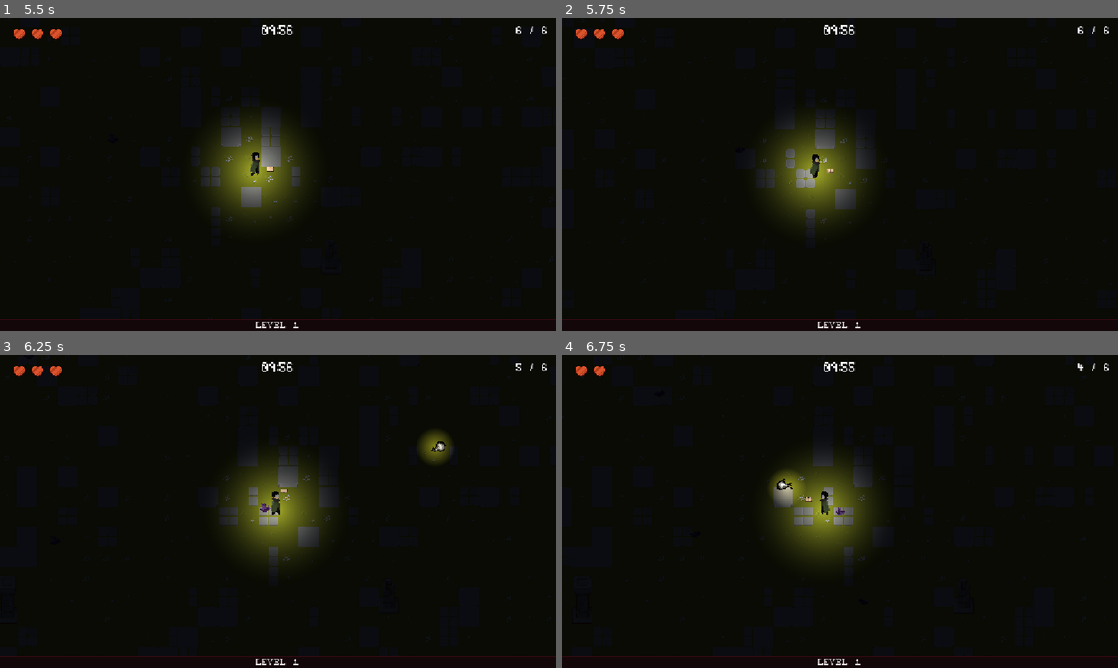
Above: before the commit, frames 1-4 (two rows, left to right).
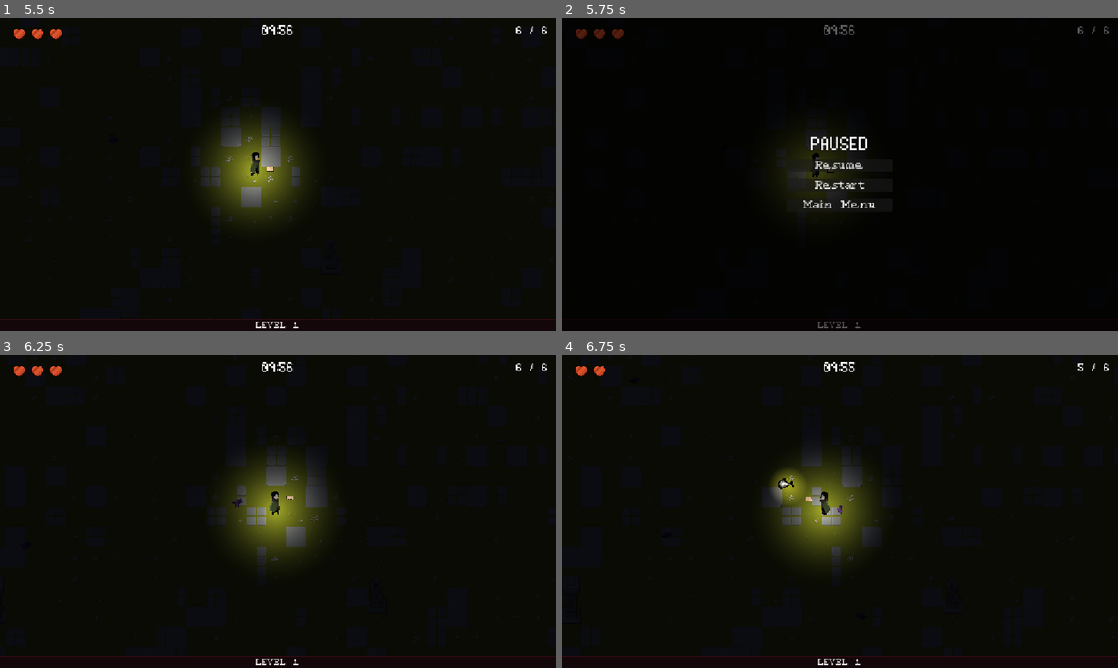
Above: after the commit, the same moments.

Repository: Merchant-Of-Life/Harness-Of-The-Night
Game: Godot game, scene res://ui/main_menu.tscn
Two runs of this game, one before a commit and one after it. Both use one fixed random seed, a clock stepped at 60 frames per second and the inputs below.
Inputs (mouse positions are in pixels of both pictures, inside the frame that each line leads up to):
- Up to frame 1 (5.5 s): click "PLAY" at 0.5 s; click "QUICK (10 MIN)" at 1.25 s; tap Enter at 2 s; move the mouse to (400, 158) at 2.02 s; press the mouse at (400, 158) at 2.03 s; hold D (move_right) 2.03-2.78 s; move the mouse to (166, 190) at 2.77 s; release the mouse at (166, 190) at 2.78 s; hold S (move_down) 2.78-3.53 s; tap Space (dash) at 2.85 s; move the mouse to (333, 105) at 3.52 s; hold D (move_right) 3.53-4.28 s; tap R (recharge) at 3.6 s; move the mouse to (250, 237) at 4.27 s; hold W (move_up) 4.28-5.03 s; tap Alt at 4.35 s; click (250, 237) at 4.42 s; move the mouse to (444, 221) at 5.02 s; hold A (move_left) from 5.03 s (still down); tap Shift at 5.1 s
- Up to frame 2 (5.75 s): keep holding A (move_left); tap Escape (pause, bound only after the commit) at 5.65 s
- Up to frame 3 (6.25 s): release A (move_left) at 5.75 s; click (278, 502) at 5.75 s, where only the run after the commit has a clickable "Resume"
- Up to frame 4 (6.75 s): move the mouse to (673, 464) at 6.52 s; hold A (move_left) from 6.53 s (still down); click (673, 464) at 6.6 s

Frame 1 is identical in both runs. In frame 2, 5.0% of the frame differs, in the area x 0-100%, y 2-100%; in frame 3, 2.3%; in frame 4, 1.6%.

Commit message:
Add Esc key pause menu overlay
- Mapped the pause input action to the Esc key in Project Settings
- Created ui/pause_menu.tscn (CanvasLayer on Layer 2 with Process Mode set to Always) and ui/pause_menu.gd
- Added semi-transparent dark overlay with MiniCard Paused title and MiniSerif Resume, Restart, and Main Menu buttons
- Prevented pausing while the player is dead or after surviving the run
- Instanced PauseMenu in scenes/main.tscn

Diff:
--- /dev/null
+++ b/pause_menu.gd
@@ -0,0 +1,34 @@
+extends CanvasLayer
+
+var main = null
+var player = null
+
+func _ready():
+	visible = false
+	main = get_parent()
+	player = get_tree().get_first_node_in_group("player")
+
+func _process(_delta):
+	if Input.is_action_just_pressed("pause"):
+		if main != null and main.has_survived:
+			return
+		if player != null and player.is_dead:
+			return
+		toggle_pause()
+
+func toggle_pause():
+	var is_paused = not get_tree().paused
+	get_tree().paused = is_paused
+	visible = is_paused
+
+func _on_resume_button_pressed():
+	get_tree().paused = false
+	visible = false
+
+func _on_restart_button_pressed():
+	get_tree().paused = false
+	get_tree().reload_current_scene()
+
+func _on_main_menu_button_pressed():
+	get_tree().paused = false
+	get_tree().change_scene_to_file("res://ui/main_menu.tscn")
--- a/project.godot
+++ b/project.godot
@@ -68,6 +68,11 @@
 "events": [Object(InputEventKey,"resource_local_to_scene":false,"resource_name":"","device":-1,"window_id":0,"alt_press …(191 unchanged characters)…
 ]
 }
+pause={
+"deadzone": 0.2,
+"events": [Object(InputEventKey,"resource_local_to_scene":false,"resource_name":"","device":16,"window_id":0,"alt_pressed":false,"shift_pressed":false,"ctrl_pressed":false,"meta_pressed":false,"pressed":false,"keycode":0,"physical_keycode":4194305,"key_label":0,"unicode":0,"location":0,"echo":false,"script":null)
+]
+}
 
 [layer_names]
 
--- a/scenes/main.tscn
+++ b/scenes/main.tscn
@@ -7,6 +7,7 @@
 [ext_resource type="Texture2D" uid="uid://dyavoukre8206" path="res://assets/tileset/TX Plant.png" id="4_tipki"]
 [ext_resource type="PackedScene" uid="uid://b88snivw0c06i" path="res://scenes/player.tscn" id="6_tefeu"]
 [ext_resource type="PackedScene" uid="uid://ra5m6yaoerio" path="res://ui/hud.tscn" id="7_o6xl0"]
+[ext_resource type="PackedScene" uid="uid://bdrokx1kiw2ln" path="res://ui/pause_menu.tscn" id="8_tipki"]
 
 [sub_resource type="TileSetAtlasSource" id="TileSetAtlasSource_85g3d"]
 texture = ExtResource("1_tbgi4")
@@ -329,5 +330,7 @@
 
 [node name="HUD" parent="." unique_id=273727191 instance=ExtResource("7_o6xl0")]
 
+[node name="PauseMenu" parent="." unique_id=1549065460 instance=ExtResource("8_tipki")]
+
 [connection signal="timeout" from="SpawnTimer" to="." method="_on_spawn_timer_timeout"]
 [connection signal="timeout" from="GameTimer" to="." method="_on_game_timer_timeout"]
--- /dev/null
+++ b/ui/pause_menu.tscn
@@ -0,0 +1,60 @@
+[gd_scene format=3 uid="uid://bdrokx1kiw2ln"]
+
+[ext_resource type="Script" uid="uid://c8fbge0hukcrj" path="res://pause_menu.gd" id="1_fob5h"]
+[ext_resource type="FontFile" uid="uid://dc04v0tmqpwnb" path="res://assets/fonts/MiniCard.ttf" id="2_avurv"]
+[ext_resource type="FontFile" uid="uid://cenjex7vgcjv1" path="res://assets/fonts/MiniSerif.ttf" id="3_npydk"]
+
+[node name="PauseMenu" type="CanvasLayer" unique_id=1549065460]
+process_mode = 3
+layer = 2
+script = ExtResource("1_fob5h")
+
+[node name="Overlay" type="ColorRect" parent="." unique_id=1148326924]
+anchors_preset = 15
+anchor_right = 1.0
+anchor_bottom = 1.0
+grow_horizontal = 2
+grow_vertical = 2
+color = Color(0, 0, 0, 0.627451)
+
+[node name="CenterContainer" type="CenterContainer" parent="." unique_id=400020259]
+anchors_preset = 15
+anchor_right = 1.0
+anchor_bottom = 1.0
+grow_horizontal = 2
+grow_vertical = 2
+
+[node name="VBoxContainer" type="VBoxContainer" parent="CenterContainer" unique_id=1597430030]
+custom_minimum_size = Vector2(220, 0)
+layout_mode = 2
+theme_override_constants/separation = 14
+
+[node name="TitleLabel" type="Label" parent="CenterContainer/VBoxContainer" unique_id=1599357491]
+layout_mode = 2
+theme_override_constants/outline_size = 4
+theme_override_fonts/font = ExtResource("2_avurv")
+theme_override_font_sizes/font_size = 32
+text = "PAUSED"
+horizontal_alignment = 1
+
+[node name="ResumeButton" type="Button" parent="CenterContainer/VBoxContainer" unique_id=193985910]
+layout_mode = 2
+theme_override_fonts/font = ExtResource("3_npydk")
+theme_override_font_sizes/font_size = 18
+text = "Resume"
+
+[node name="RestartButton" type="Button" parent="CenterContainer/VBoxContainer" unique_id=424916535]
+layout_mode = 2
+theme_override_fonts/font = ExtResource("3_npydk")
+theme_override_font_sizes/font_size = 18
+text = "Restart"
+
+[node name="MainMenuButton" type="Button" parent="CenterContainer/VBoxContainer" unique_id=519569830]
+layout_mode = 2
+theme_override_fonts/font = ExtResource("3_npydk")
+theme_override_font_sizes/font_size = 18
+text = "Main Menu"
+
+[connection signal="pressed" from="CenterContainer/VBoxContainer/ResumeButton" to="." method="_on_resume_button_pressed"]
+[connection signal="pressed" from="CenterContainer/VBoxContainer/RestartButton" to="." method="_on_restart_button_pressed"]
+[connection signal="pressed" from="CenterContainer/VBoxContainer/MainMenuButton" to="." method="_on_main_menu_button_pressed"]
Not shown, added: pause_menu.gd.uid
